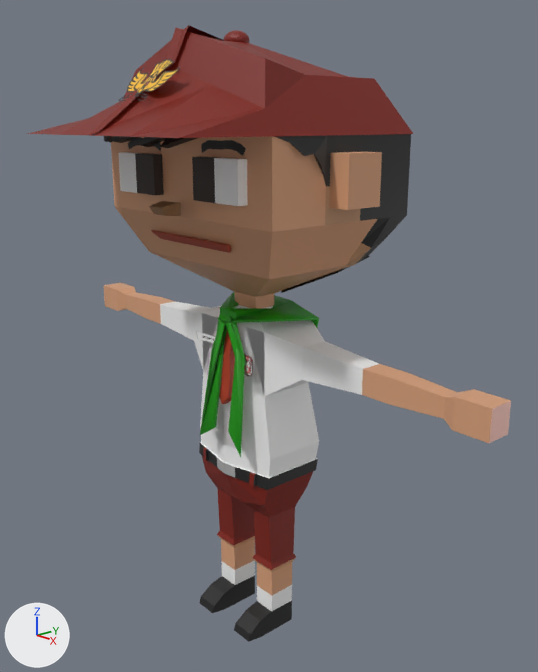
Renders of the Blender file Assets_Blender/Characters/Budi.blend from each side of a commit.
The view is the same before and after, from a camera (50 mm lens) standing at (2.31, -2.11, 2.8) and looking at (-0.05, -0.04, 1.9). The axes (+X, +Y, +Z) are drawn at lower left. The lights are the same throughout. The older version comes first.

Objects in the first picture: 'Bangs', 'Belt', 'Body', 'Ears', 'Hat', 'Kacu', 'RearDownHair', 'Shirt', 'SideHair', 'Tie' and 5 more.
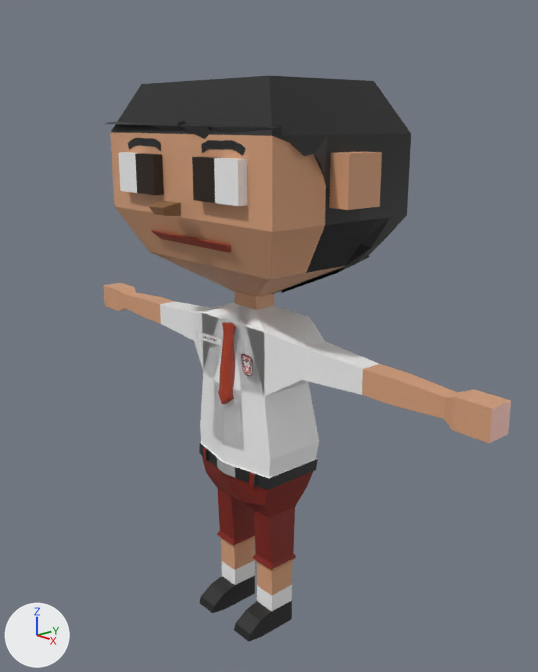
What changed in the scene script:
```text
Add mat_material_002:
    mat_material_002 = principled_material('Material.002')
    mat_material_002.base_color = (0.000515, 0.000515, 0.000515)  # black #020202
Change me_cube:
    where me_cube.from_pydata(...)  # 180 vertices, 145 faces, 3 loose edges; spans x 0.0..1.25, y -0.41..0.37, z 0.02..2.5
    used by ob_body; location = (-0.153, -0.035, 0.451)
    me_cube part 1: 8 of the faces centred in x 0.23..0.53, y -0.01..0.18, z 1.7..2.05 switch from mat_material (picture img_imphenziapalette01_png) to mat_material_002 (black #020202)
Remove ob_kacu:
    ob_kacu = bpy.data.objects.new('Kacu', me_cube_009)
    ob_kacu.parent = ob_body
    ob_kacu.location = (0.0122, 0.113, -0.00457)
    ob_kacu.scale = (1.02, 1.36, 1.02)
Change ob_bangs:
    ob_bangs.location: (0.0, 0.0, 0.0) -> (-0.0255, -0.623, -0.385)
    ob_bangs.rotation_euler: (0.0, 0.0, 0.0) -> (-0.0346, -0.00906, 3.17)  # degrees (0, 0, 0) -> degrees (-2, -0.5, 182)
    ob_bangs.scale: (1.0, 1.0, 1.0) -> (1.02, 0.94, 1.18)
Remove ob_hat:
    ob_hat = bpy.data.objects.new('Hat', me_logotopi)
    ob_hat.parent = ob_body
    ob_hat.location = (0.0, 0.0, 0.0)
Change ob_logopmi:
    remove ob_logopmi.parent = ob_kacu
    where _m = ob_logopmi.modifiers.new('Shrinkwrap', 'SHRINKWRAP')
    remove _m.target = ob_kacu
```

Where the change shows, as pixel boxes [x1, y1, x2, y2] in the pictures (538 x 672 px):
'Hat', deleted (brown)
    before: [27, 25, 413, 138]
    faces in mat_material (picture img_imphenziapalette01_png): [27, 25, 413, 138]
    faces in mat_material_006 (picture img_logo_topi_sd_png_001): [119, 58, 180, 101]
'Kacu', deleted (green)
    before: [200, 292, 319, 457]
'Bangs', moved, turned, rescaled
    before: [104, 136, 197, 148]
    after: [105, 121, 282, 139]
'RearDownHair', recoloured
    both: [281, 256, 368, 293]
part 1 of me_cube, recoloured (brown to black)
    both: [272, 186, 377, 294]
